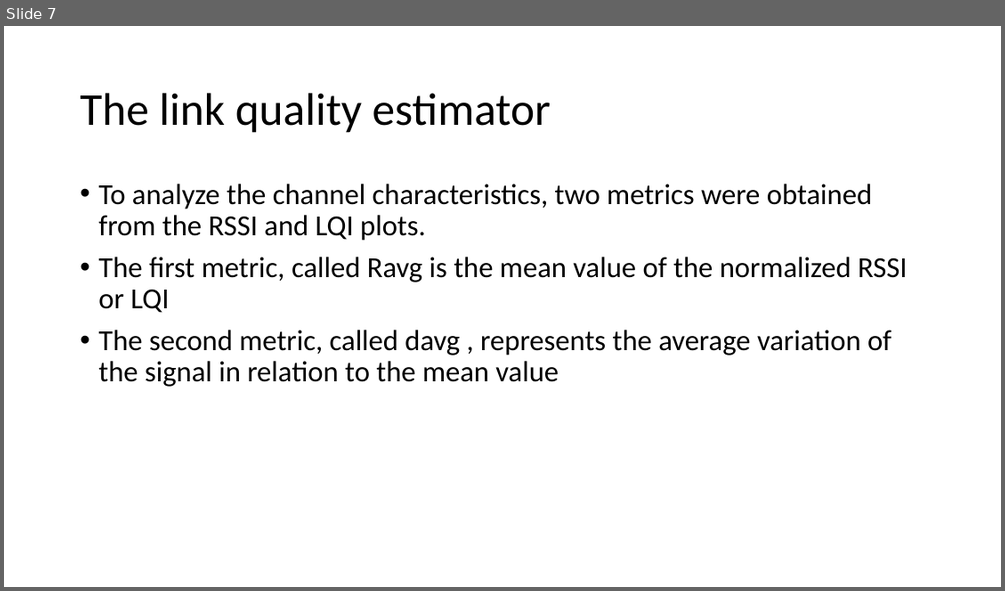
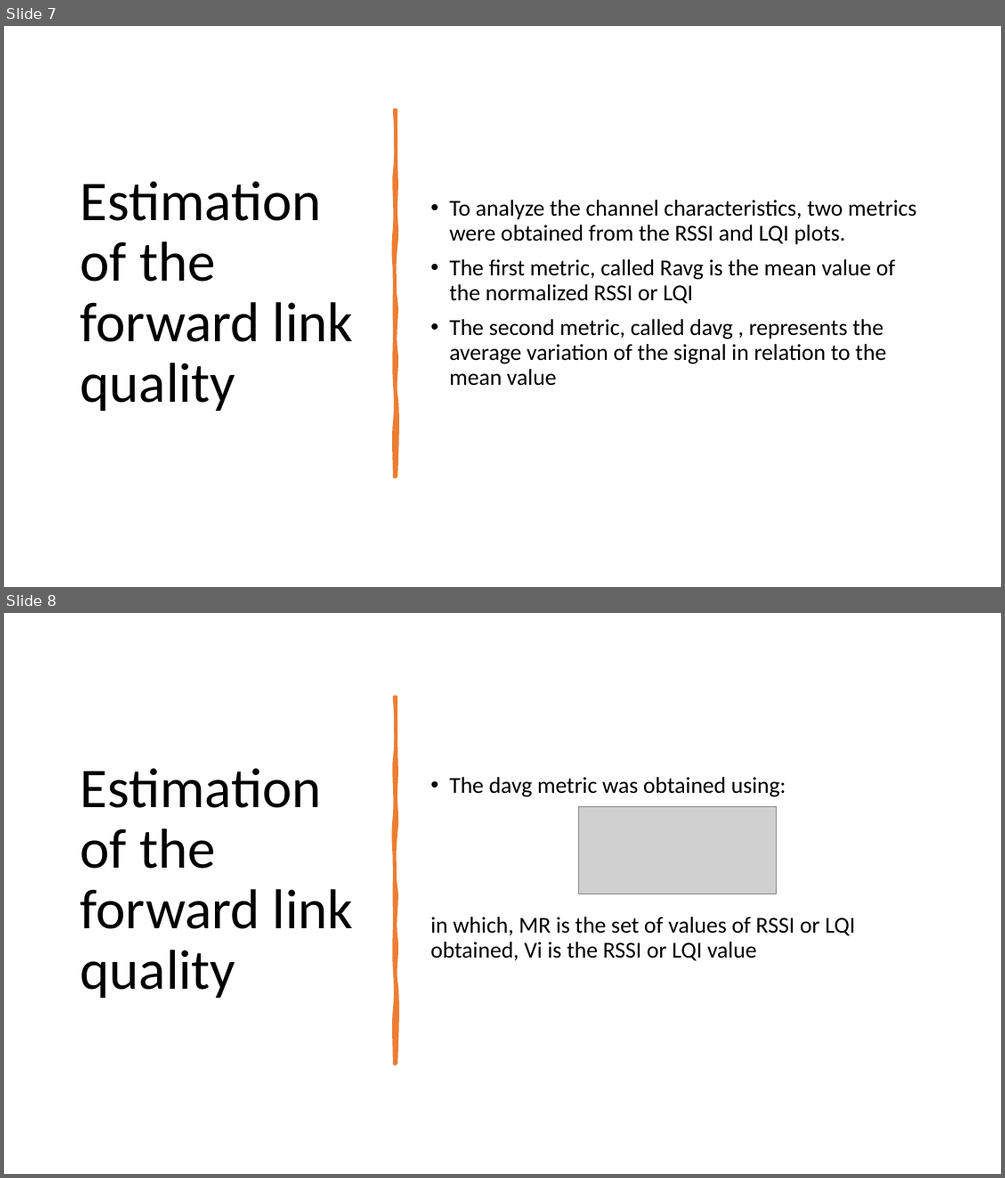
Before and after one commit to huynn8/paper_draft, a slide deck: Real-time link quality estimation for industrial wireless sensor networks using de dicate d nodes.pptx. Shown one above the other, each under a label of ours: slide 7 before the commit, slides 7 and 8 after it. The pictures are 1005x591 and 1005x1178 pixels, drawn with LibreOffice and Linux fonts; fonts in the diff are those of the drawing; grey boxes stand for pictures. Boxes give left, top, right and bottom in pixels: in the first picture for what was removed or moved away, otherwise in the second. Text is boxed around its words. In the diff, an @@ line names an element or a change of style, - is before the commit and + after.

```diff
--- a/Real-time link quality estimation for industrial wireless sensor networks using de dicate d nodes.pptx
+++ b/Real-time link quality estimation for industrial wireless sensor networks using de dicate d nodes.pptx
@@ slide 8 added at bbox=[4, 613, 1001, 1174], background #FFFFFF @@
@@ freeform shape added at bbox=[395, 697, 396, 1063], fill #ED7D31, outline #ED7D31 3.25 pt @@
@@ title added at bbox=[81, 768, 354, 997], 54 pt, text #000000 @@
+Estimation of the forward link quality
@@ text added at bbox=[430, 777, 855, 961], 22 pt, text #000000 @@
+• The davg metric was obtained using:
+in which, MR is the set of values of RSSI or LQI obtained, Vi is the RSSI or LQI value
@@ picture added at bbox=[579, 806, 777, 893] @@
@@ slide 7 changed as well @@
@@ text "To analyze the channel characteristics, ...": place and size @@
-text "To analyze the channel characteristics, ..." at bbox=[98, 184, 906, 386]
+text "To analyze the channel characteristics, ..." at bbox=[449, 200, 916, 386]
@@ text "To analyze the channel characteristics, ..." at bbox=[449, 200, 916, 386]: size 28 to 22 pt; vertical alignment top to middle @@
@@ freeform shape added at bbox=[395, 110, 396, 476], fill #ED7D31, outline #ED7D31 3.25 pt @@
@@ title at bbox=[81, 181, 354, 410]: text changed; size 44 to 54 pt @@
-The link quality estimator
+Estimation of the forward link quality
```
Also in this commit, not shown: 7 other slides changed, 21 other slides added, 1 slide removed.
